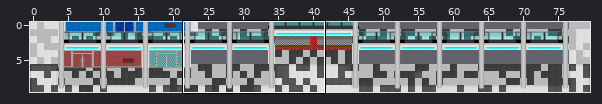
One commit to this Tiled map: assets/test.tmx. Above: a wide view before the commit, with the close-up outlined.
Close-up. As it was:
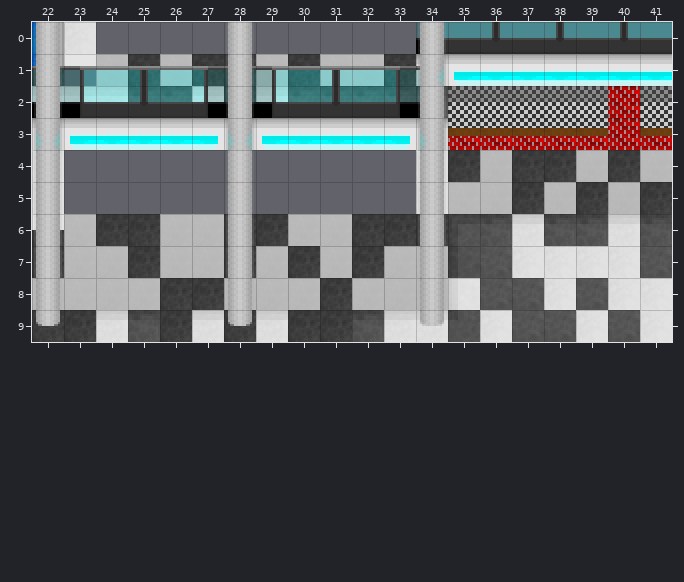
Cells are 16x16 px. Shown: x 22..41, y 0..9. The commit also changed other parts of the map, which this record leaves out.
Once edited:
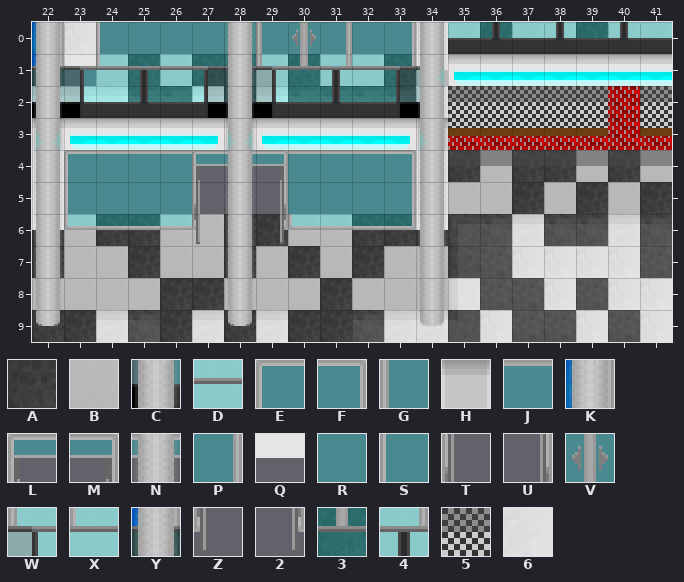
Key: from "Tilemap": A 0, B 1, C 36, D 40, E 72, F 73, G 77, H 101, J 104, K 105, L 106, M 107, N 108, P 109, Q 132, R 136, S 137, T 138, U 139, V 141, W 142, X 168, Y 169, Z 170, 2 171, 3 173, 4 174, 5 226, 6 257.
_ is an empty cell, . an unchanged one.
See-through tiles are keyed as they look on the map.
The exact change:
--- layer "Floor2"
@@ x 35..41 @@
- 0 _______
+ 0 BABBABB
--- layer "Background"
@@ x 24..34 @@
- 0 __________C
- 1 __________H
- 2 .........._
+ 0 SRRRRGVPRK6
+ 1 XDDDDW34DYQ
+ 2 ..........6
@@ x 23..41 @@
- 4 ___________.._.._._
- 5 _____._____........
- 6 _____.______.......
+ 4 EJJJLNMJJJF..5..5.5
+ 5 SRRRT.URRRK........
+ 6 XDDDZ.2XDDYQ.......
